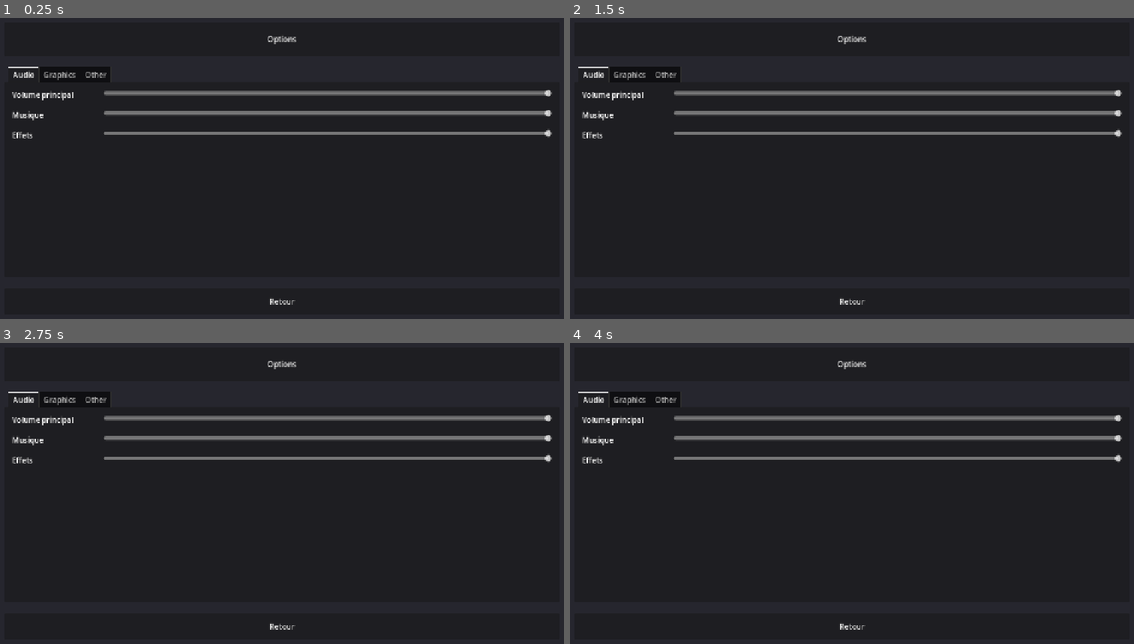
Above: before the commit, frames 1-4 (two rows, left to right).
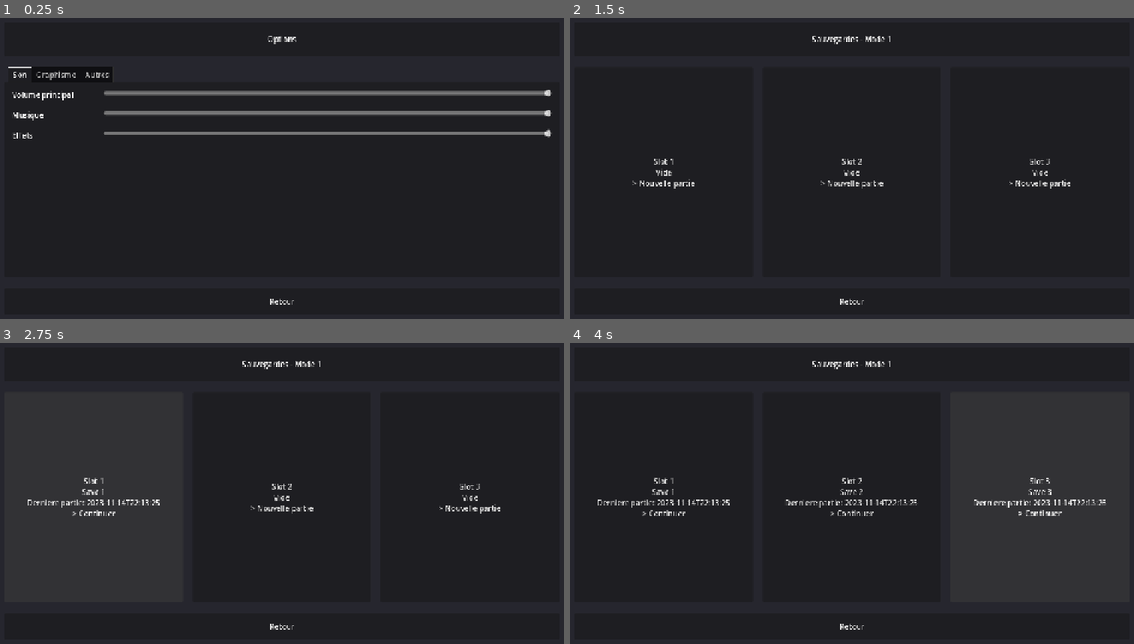
Above: after the commit, the same moments.

Repository: BTS-Ciel-2026/Project-ROG
Game: Godot game, scene res://scenes/ui/menus/options_menu.tscn
Same seed, same stepped clock (60 frames per second), same inputs: the game is played once before the commit and once after it. Before the commit the project has no main scene; this scene is started directly in both runs.
Inputs (mouse positions are in pixels of both pictures, inside the frame that each line leads up to):
- Up to frame 1 (0.25 s): no input
- Up to frame 2 (1.5 s): click "Retour" at 0.5 s; click (637, 171) at 1.25 s, where only the run after the commit has a clickable "Mode de jeu 1"
- Up to frame 3 (2.75 s): click (95, 496) at 2 s, where only the run after the commit has a clickable "Slot 1 Vide > Nouvelle partie"
- Up to frame 4 (4 s): click (852, 496) at 2.75 s, where only the run after the commit has a clickable "Slot 2 Vide > Nouvelle partie"; click (1038, 496) at 3.5 s, where only the run after the commit has a clickable "Slot 3 Vide > Nouvelle partie"

The runs differ from the first frame. In frame 1, 0.6% of the frame differs, in the area x 2-98%, y 5-96%; in frame 2, 4.5%; in frame 3, 5.1%, in the area x 1-98%, y 5-96%; in frame 4, 5.1%.

Commit message:
fix: update paths and tune project for 2d desktop
Fix resource paths after the folder reorganization, document the layout,
add an assets placeholder, and remove unused 3D rendering settings.

Diff:
--- a/project.godot
+++ b/project.godot
@@ -11,15 +11,15 @@
 [application]
 
 config/name="Project: ROG"
-run/main_scene="res://scenes/loading_screen.tscn"
+run/main_scene="res://scenes/ui/menus/loading_screen.tscn"
 config/features=PackedStringArray("4.7", "GL Compatibility")
 config/icon="res://icon.svg"
 
 [autoload]
 
-LoadingManager="*res://scripts/loading_manager.gd"
-SaveManager="*res://scripts/save_manager.gd"
-SettingsManager="*res://scripts/settings_manager.gd"
+LoadingManager="*res://scripts/autoload/loading_manager.gd"
+SaveManager="*res://scripts/autoload/save_manager.gd"
+SettingsManager="*res://scripts/autoload/settings_manager.gd"
 
 [display]
 
@@ -33,12 +33,7 @@
 locale/translations=PackedStringArray("res://locale/translations.en.translation", "res://locale/translations.fr.translation")
 locale/fallback="en"
 
-[physics]
-
-3d/physics_engine="Jolt Physics"
-
 [rendering]
 
-rendering_device/driver.windows="d3d12"
 renderer/rendering_method="gl_compatibility"
-renderer/rendering_method.mobile="gl_compatibility"
+textures/canvas_textures/default_texture_filter=0
--- a/scenes/ui/menus/loading_screen.tscn
+++ b/scenes/ui/menus/loading_screen.tscn
@@ -1,6 +1,6 @@
 [gd_scene load_steps=2 format=3 uid="uid://bqx8loading01"]
 
-[ext_resource type="Script" path="res://scripts/loading_screen.gd" id="1_loading"]
+[ext_resource type="Script" path="res://scripts/ui/menus/loading_screen.gd" id="1_loading"]
 
 [node name="LoadingScreen" type="Control"]
 layout_mode = 3
--- a/scenes/ui/menus/main_menu.tscn
+++ b/scenes/ui/menus/main_menu.tscn
@@ -1,6 +1,6 @@
 [gd_scene load_steps=2 format=3 uid="uid://bqx8mainmenu01"]
 
-[ext_resource type="Script" path="res://scripts/main_menu.gd" id="1_menu"]
+[ext_resource type="Script" path="res://scripts/ui/menus/main_menu.gd" id="1_menu"]
 
 [node name="MainMenu" type="Control"]
 layout_mode = 3
--- a/scenes/ui/menus/options_menu.tscn
+++ b/scenes/ui/menus/options_menu.tscn
@@ -1,6 +1,6 @@
 [gd_scene format=3 uid="uid://bqx8options01"]
 
-[ext_resource type="Script" path="res://scripts/options_menu.gd" id="1_options"]
+[ext_resource type="Script" path="res://scripts/ui/menus/options_menu.gd" id="1_options"]
 
 [node name="OptionsMenu" type="Control"]
 layout_mode = 3
--- a/scenes/ui/menus/save_slots_menu.tscn
+++ b/scenes/ui/menus/save_slots_menu.tscn
@@ -1,6 +1,6 @@
 [gd_scene format=3 uid="uid://ht4r7t8sng1y"]
 
-[ext_resource type="Script" path="res://scripts/save_slots_menu.gd" id="1_save_slots"]
+[ext_resource type="Script" path="res://scripts/ui/menus/save_slots_menu.gd" id="1_save_slots"]
 
 [node name="SaveSlotsMenu" type="Control"]
 layout_mode = 3
--- a/scripts/autoload/loading_manager.gd
+++ b/scripts/autoload/loading_manager.gd
@@ -5,13 +5,13 @@
 
 signal loading_finished
 
-const NEXT_SCENE := "res://scenes/main_menu.tscn"
+const NEXT_SCENE := "res://scenes/ui/menus/main_menu.tscn"
 
 # Ressources a precharger avant le menu. Vide = pas d'ecran de chargement.
 const PRELOAD_PATHS: Array[String] = [
 	# Exemples pour plus tard :
 	# "res://assets/tilesets/dungeon.tres",
-	# "res://scenes/game_world.tscn",
+	# "res://scenes/game/world.tscn",
 ]
 
 var _total_count: int = 0
--- a/scripts/ui/menus/main_menu.gd
+++ b/scripts/ui/menus/main_menu.gd
@@ -1,7 +1,7 @@
 extends Control
 
-const OPTIONS_SCENE := "res://scenes/options_menu.tscn"
-const SAVE_SLOTS_SCENE := "res://scenes/save_slots_menu.tscn"
+const OPTIONS_SCENE := "res://scenes/ui/menus/options_menu.tscn"
+const SAVE_SLOTS_SCENE := "res://scenes/ui/menus/save_slots_menu.tscn"
 
 @onready var title_label: Label = $Margin/VBox/TitleFrame/Title
 @onready var mode_1_button: Button = $Margin/VBox/ModesRow/Mode1
--- a/scripts/ui/menus/options_menu.gd
+++ b/scripts/ui/menus/options_menu.gd
@@ -1,6 +1,6 @@
 extends Control
 
-const MAIN_MENU_SCENE := "res://scenes/main_menu.tscn"
+const MAIN_MENU_SCENE := "res://scenes/ui/menus/main_menu.tscn"
 
 @onready var title_label: Label = $Margin/VBox/TitleFrame/Title
 @onready var tab_container: TabContainer = $Margin/VBox/TabContainer
--- a/scripts/ui/menus/save_slots_menu.gd
+++ b/scripts/ui/menus/save_slots_menu.gd
@@ -1,6 +1,6 @@
 extends Control
 
-const MAIN_MENU_SCENE := "res://scenes/main_menu.tscn"
+const MAIN_MENU_SCENE := "res://scenes/ui/menus/main_menu.tscn"
 
 @onready var title_label: Label = $Margin/VBox/TitleFrame/Title
 @onready var slots_row: HBoxContainer = $Margin/VBox/SlotsRow
Not shown, added: assets/.gitkeep
Not shown, changed: docs/README.md
